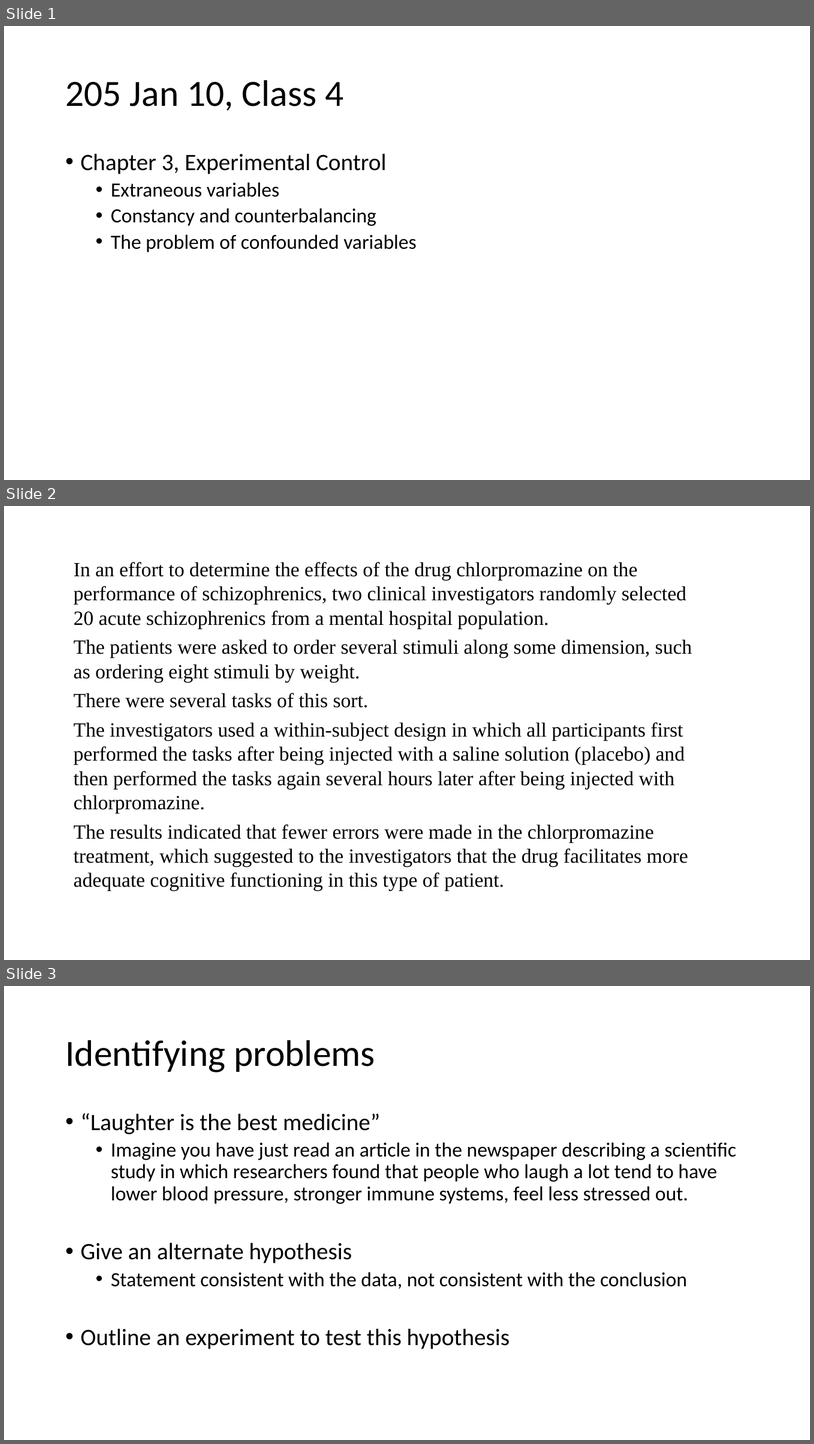
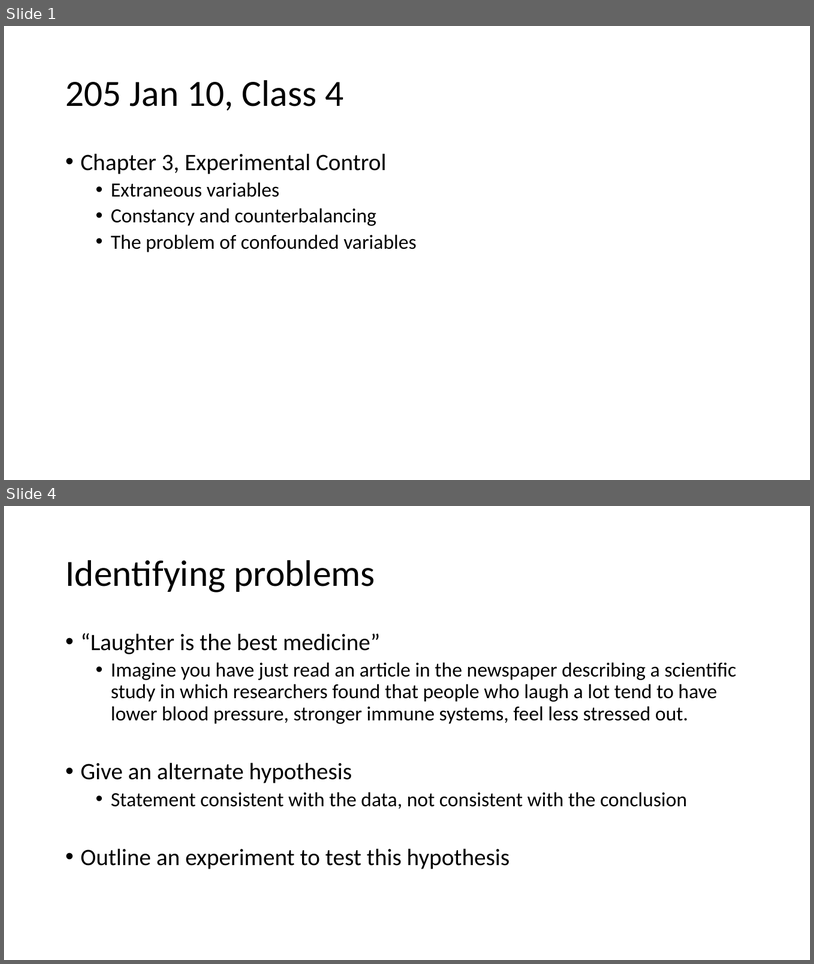
Before and after one commit to preber/Research-Methods, a slide deck: Class Slides 2024/Class 4.pptx. Shown one above the other, each under a label of ours: slides 1, 2 and 3 before the commit, slides 1 and 4 after it; the slides between them are not shown. The pictures are 814x1444 and 814x964 pixels, drawn with LibreOffice and Linux fonts; fonts in the diff are those of the drawing. Boxes give left, top, right and bottom in pixels: in the first picture for what was removed or moved away, otherwise in the second. Text is boxed around its words. In the diff, an @@ line names an element or a change of style, - is before the commit and + after.

```diff
--- a/Class Slides 2024/Class 4.pptx
+++ b/Class Slides 2024/Class 4.pptx
@@ slide 2 removed at box(4, 506, 810, 960), background #FFFFFF @@
@@ text removed at box(74, 562, 693, 891) @@
-In an effort to determine the effects of the drug chlorpromazine on the performance of schizophrenics, two clinical investigators randomly selected 20 acute schizophrenics from a mental hospital population.
-The patients were asked to order several stimuli along some dimension, such as ordering eight stimuli by weight.
-There were several tasks of this sort.
-The investigators used a within-subject design in which all participants first performed the tasks after being injected with a saline solution (placebo) and then performed the tasks again several hours later after being injected with chlorpromazine.
-The results indicated that fewer errors were made in the chlorpromazine treatment, which suggested to the investigators that the drug facilitates more adequate cognitive functioning in this type of patient.
@@ what was slide 3 is now slide 4 @@
```
Also in this commit, not shown: 2 slides added, 1 other slide removed, 5 other files.
